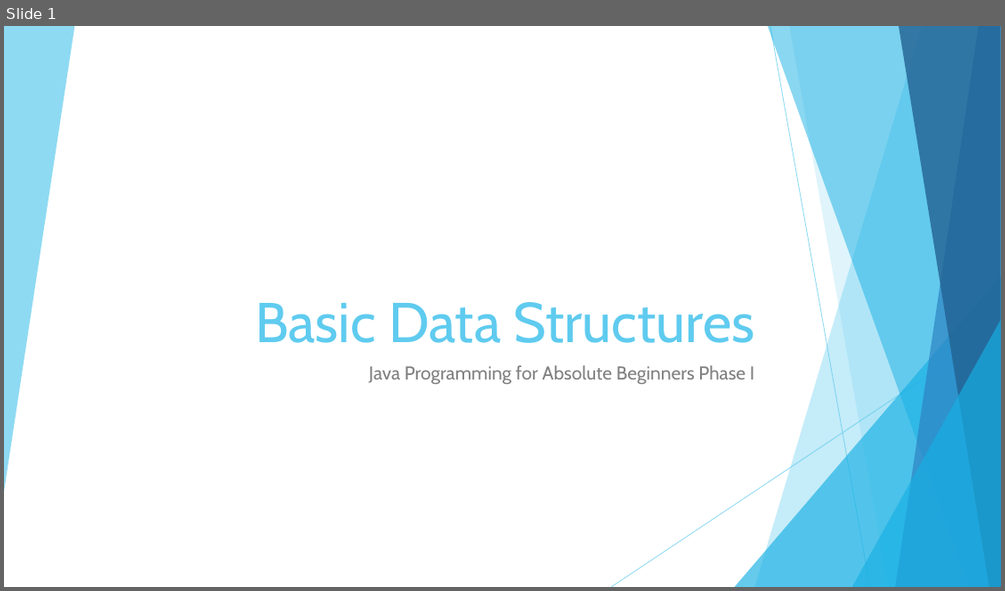
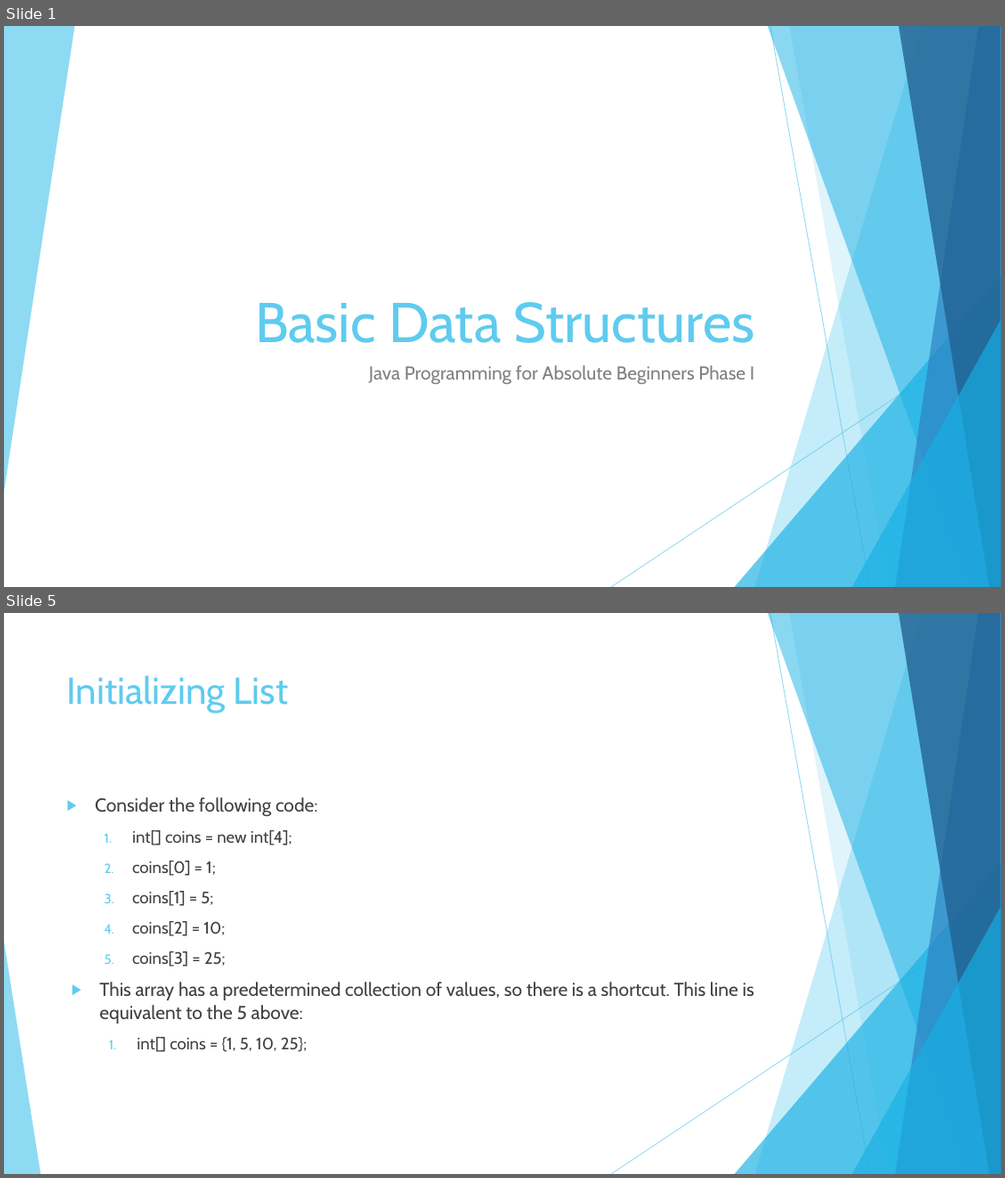
Before and after one commit to JoseRivas1998/Java-Game-Development-For-Absolute-Beginners, a slide deck: Slides/Lesson1.5.pptx. Shown one above the other, each under a label of ours: slide 1 before the commit, slides 1 and 5 after it; the slides between them are not shown. The pictures are 1005x591 and 1005x1178 pixels, drawn with LibreOffice and Linux fonts; fonts in the diff are those of the drawing. Boxes give left, top, right and bottom in pixels: in the first picture for what was removed or moved away, otherwise in the second. Text is boxed around its words. In the diff, an @@ line names an element or a change of style, - is before the commit and + after.

```diff
--- a/Slides/Lesson1.5.pptx
+++ b/Slides/Lesson1.5.pptx
@@ slide 5 added at box(4, 613, 1001, 1174), background #FFFFFF; not listed: 9 template elements that a slide beside it also shows @@
@@ title added at box(67, 675, 288, 713), 36 pt, text #5FCBEF @@
+Initializing List
@@ text added at box(95, 797, 754, 1052), 18 pt, text #404040 @@
+▶ Consider the following code:
+  1. int[] coins = new int[4];
+  2. coins[0] = 1;
+  3. coins[1] = 5;
+  4. coins[2] = 10;
+  5. coins[3] = 25;
+▶ This array has a predetermined collection of values, so there is a shortcut. This line is equivalent to the 5 above:
+  1. int[] coins = {1, 5, 10, 25};
@@ triangle added at box(4, 941, 40, 1174), fill #5FCBEF at 70% opacity @@
```
Also in this commit, not shown: 9 other slides added, 11 other files.
